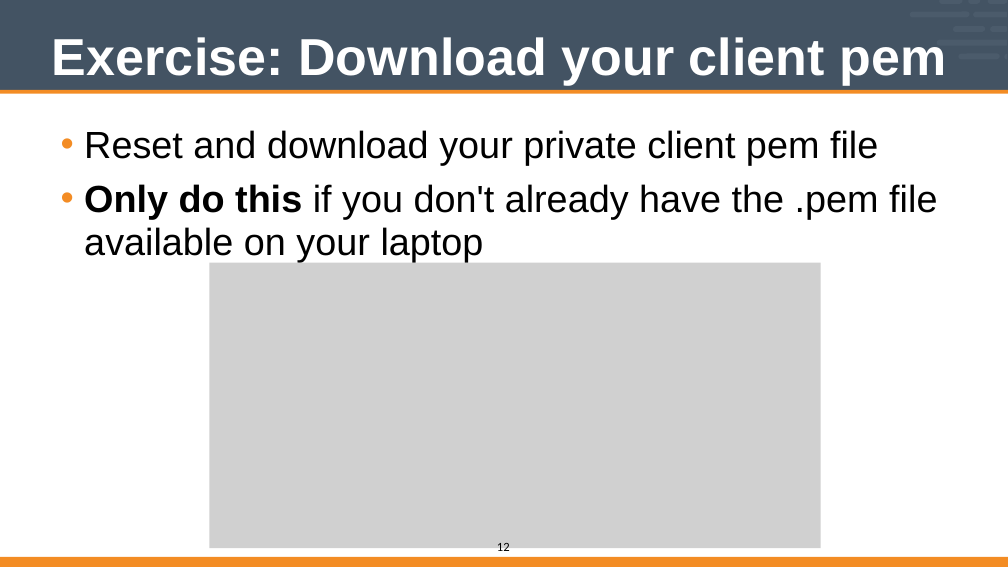
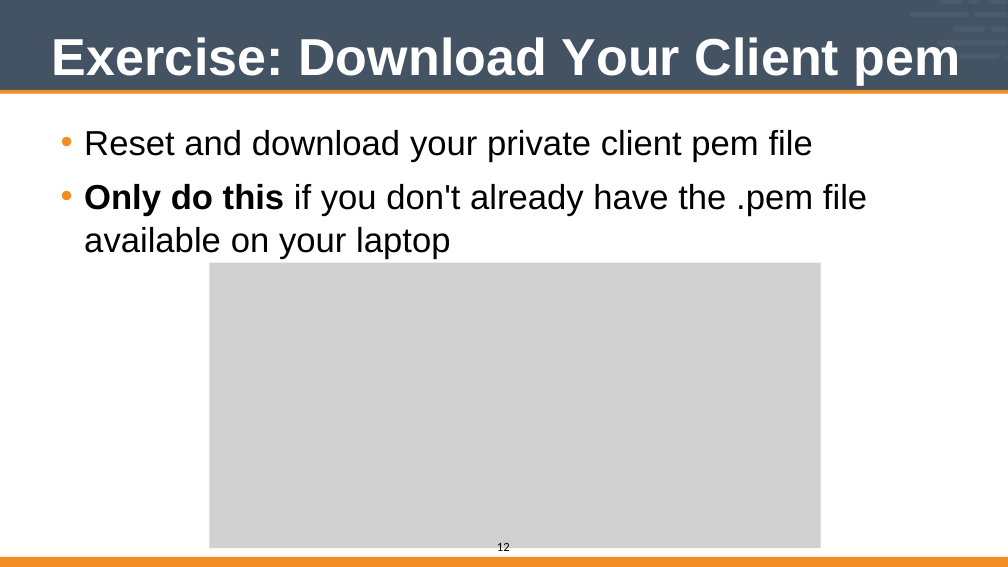
Before and after one commit to vinyar/chef-intermediate, a slide deck: slide 12 of Modules/02-Chef_Intermediate.pptx. Drawn at 1008x567 pixels with LibreOffice and Linux fonts; fonts in the diff are those of the drawing; grey boxes stand for pictures. Boxes give left, top, right and bottom in pixels: in the first picture for what was removed or moved away, otherwise in the second. Text is boxed around its words. In the diff, an @@ line names an element or a change of style, - is before the commit and + after.

Commit message:
Fixed code and other text formatting

```diff
--- a/Modules/02-Chef_Intermediate.pptx
+++ b/Modules/02-Chef_Intermediate.pptx
@@ title at [52, 37, 961, 86]: text changed @@
-Exercise: Download your client pem
+Exercise: Download Your Client pem
@@ text "Reset and download your private ..." at [84, 130, 867, 259]: size 48 to 44 pt @@
```
Also in this commit, not shown: 23 other slides changed.
